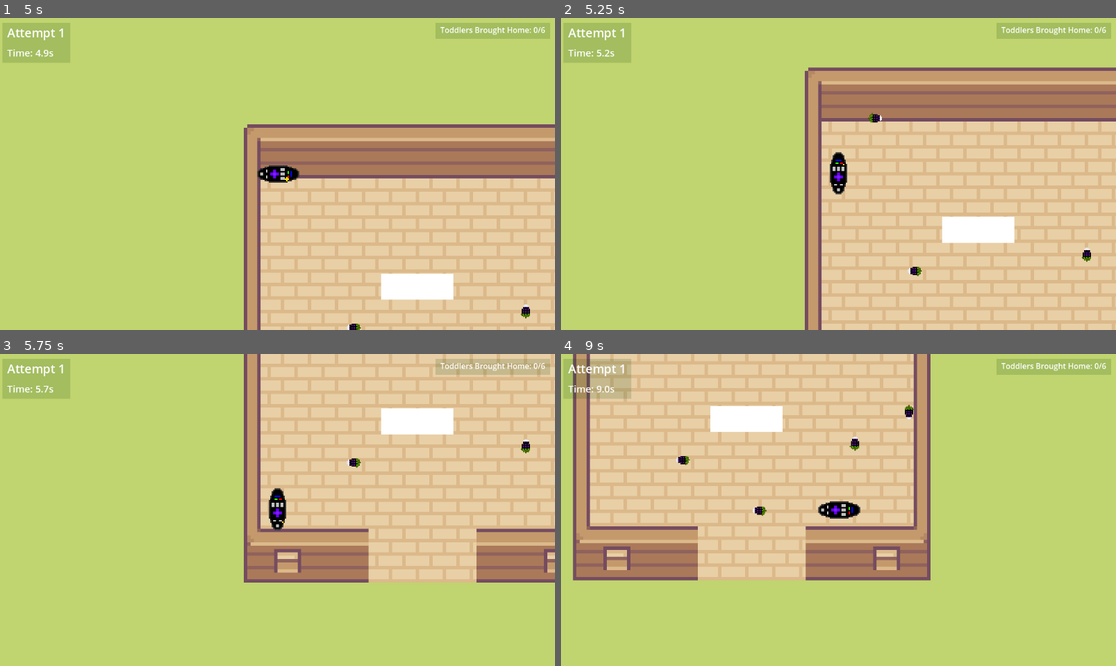
Above: before the commit, frames 1-4 (two rows, left to right).
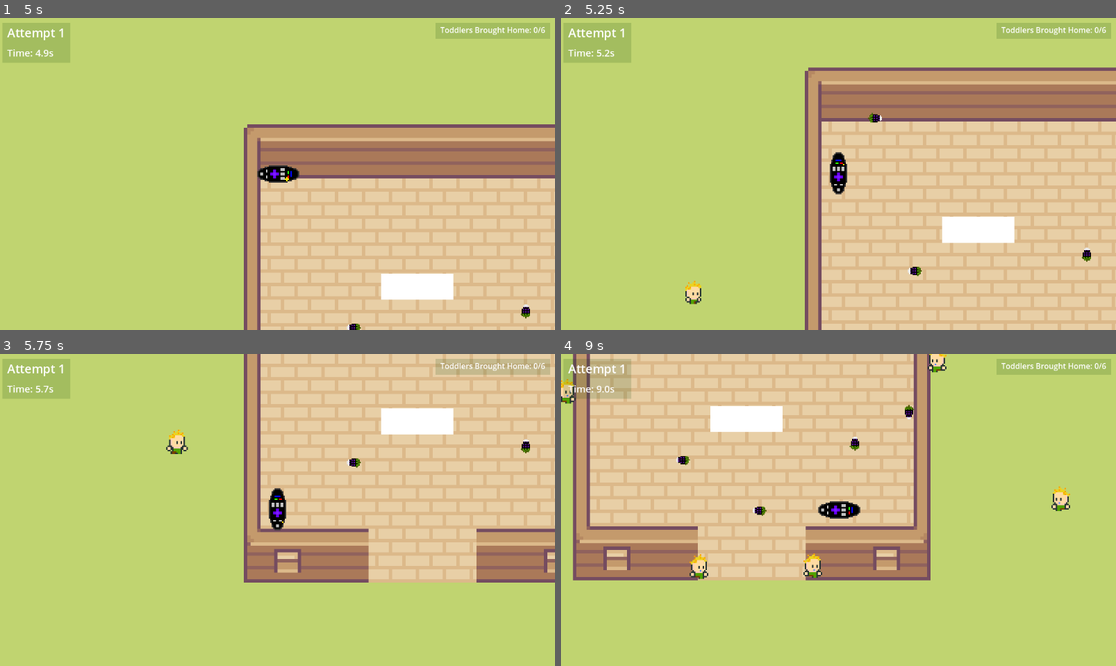
Above: after the commit, the same moments.

Repository: DrDoIt/Toddler-Swarm
Game: Godot game, scene res://main.tscn
Two runs of this game, one before a commit and one after it. Both use one fixed random seed, a clock stepped at 60 frames per second and the inputs below.
Inputs:
- Up to frame 1 (5 s): tap Enter at 0.5 s; hold D (move_right) 0.53-1.28 s; hold Space (throw) 0.53-1.28 s; hold S (move_down) 1.28-2.03 s; tap Space (throw) at 1.35, 2.85, 4.35 s; hold D (move_right) 2.03-2.78 s; hold Space (throw) 2.03-2.78 s; hold W (move_up) 2.78-3.53 s; hold Space (throw) 3.53-4.28 s; hold A (move_left) from 3.53 s (still down)
- Up to frame 2 (5.25 s): tap Space (throw) at 5 s; release A (move_left) at 5.03 s; hold S (move_down) from 5.03 s (still down); hold Space (throw) from 5.03 s (still down)
- Up to frame 3 (5.75 s): keep holding S (move_down); keep holding Space (throw)
- Up to frame 4 (9 s): release S (move_down) at 5.78 s; release Space (throw) at 5.78 s; hold D (move_right) 5.78-6.53 s; tap Space (throw) at 5.85, 7.35, 8.85 s; hold W (move_up) 6.53-7.28 s; hold Space (throw) 6.53-7.28 s; hold D (move_right) 7.28-8.03 s; hold S (move_down) 8.03-8.78 s; hold Space (throw) 8.03-8.78 s; hold A (move_left) from 8.78 s (still down)

Frame 1 is identical in both runs. In frame 2, 0.2% of the frame differs, in the area x 22-26%, y 84-92%; in frame 3, 0.2%; in frame 4, 0.9%, in the area x 0-92%, y 0-73%.

Commit message:
Charlie's wayyy faster

Diff:
--- a/main.gd
+++ b/main.gd
@@ -8,6 +8,7 @@
 var screen_size
 var yogurtSpotted = false
 var toddlerCount = 0
+var toddlerSpeed = 250
 
 static var toddlerTarget
 
@@ -24,7 +25,7 @@
 				pass
 			else:
 				toddlerTarget = toddler
-			var velocity = toddler.position.direction_to(toddlerTarget.position) * 100
+			var velocity = toddler.position.direction_to(toddlerTarget.position) * toddlerSpeed
 			toddler.linear_velocity = velocity
 
 func _on_player_dropped() -> void:
